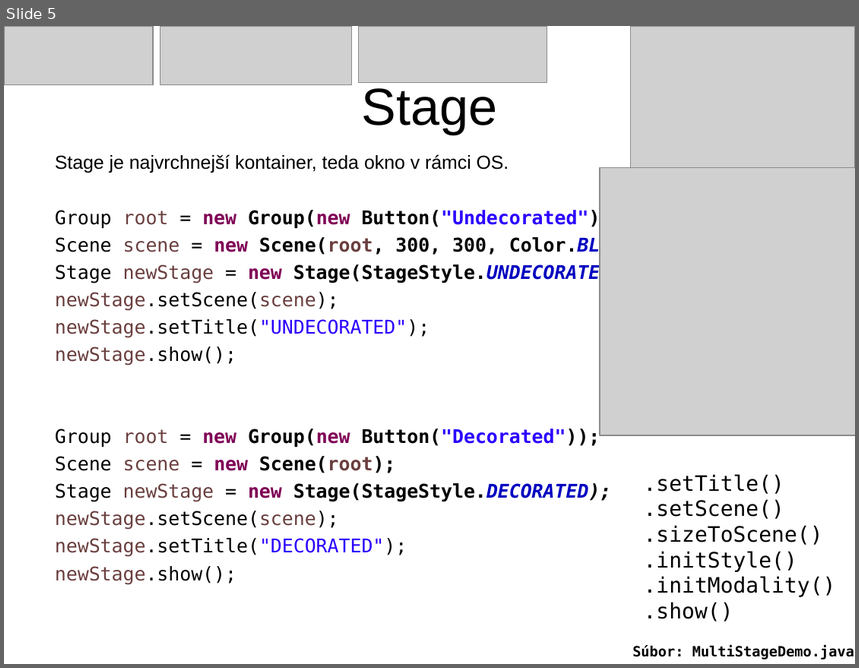
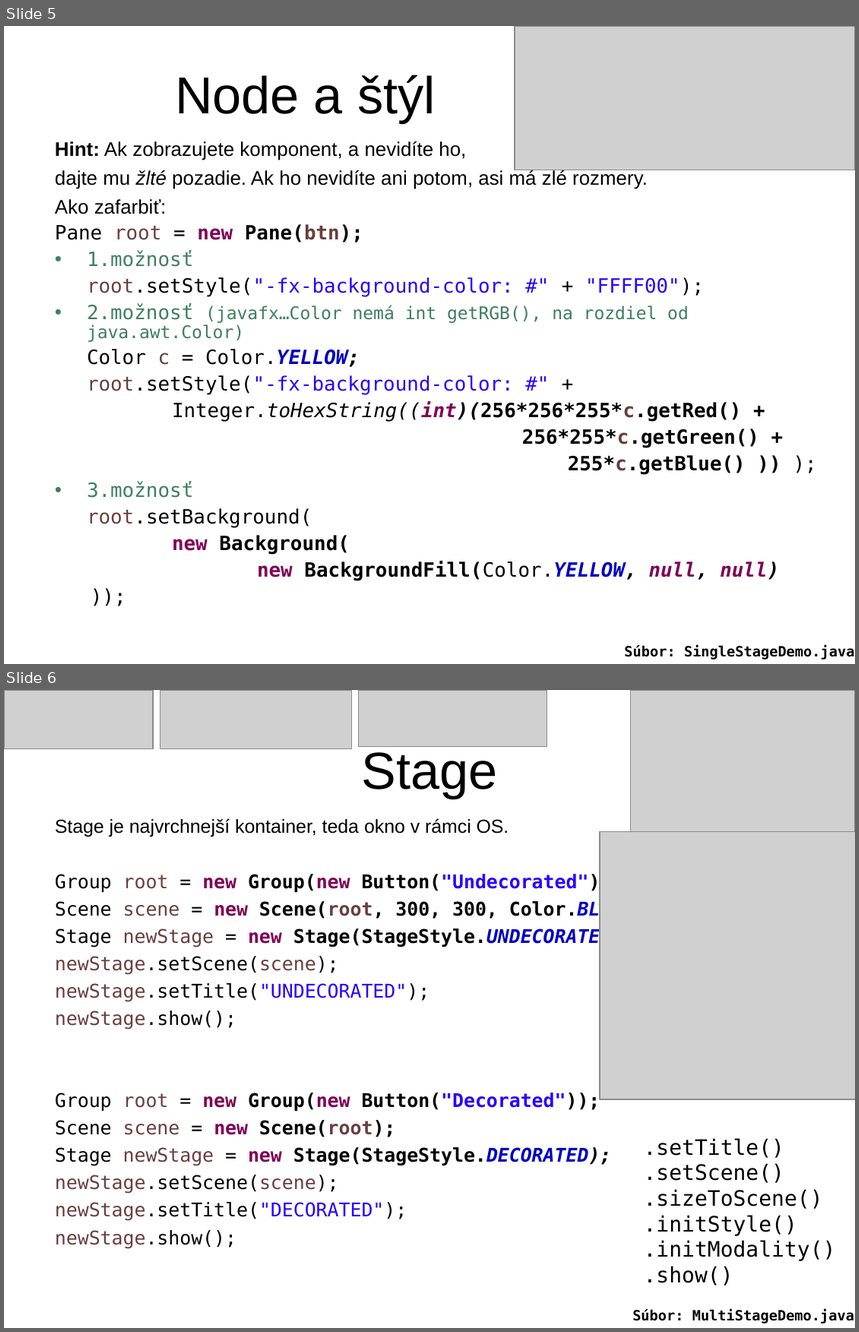
Before and after one commit to Programovanie4/Prednasky, a slide deck: 10/10_java.ppt. Shown one above the other, each under a label of ours: slide 5 before the commit, slides 5 and 6 after it. The pictures are 859x668 and 859x1332 pixels, drawn with LibreOffice and Linux fonts; fonts in the diff are those of the drawing; grey boxes stand for pictures. Boxes give left, top, right and bottom in pixels: in the first picture for what was removed or moved away, otherwise in the second. Text is boxed around its words. In the diff, an @@ line names an element or a change of style, - is before the commit and + after.

```diff
--- a/10/10_java.ppt
+++ b/10/10_java.ppt
@@ slide 5 added at bbox=[4, 26, 855, 664], background #FFFFFF @@
@@ picture added at bbox=[515, 26, 855, 170] @@
@@ title added at bbox=[175, 75, 436, 123], 44 pt, text #000000 @@
+Node a štýl
@@ text added at bbox=[55, 142, 779, 582], 16.6 pt, text #000000 @@
+Hint: Ak zobrazujete komponent, a nevidíte ho,
+dajte mu žlté pozadie. Ak ho nevidíte ani potom, asi má zlé rozmery.
+Ako zafarbiť:
+Pane root = new Pane(btn);
+• 1.možnosť
+root.setStyle("-fx-background-color: #" + "FFFF00");
+• 2.možnosť (javafx…Color nemá int getRGB(), na rozdiel od java.awt.Color)
+Color c = Color.YELLOW;
+root.setStyle("-fx-background-color: #" +
+Integer.toHexString((int)(256*256*255*c.getRed() +
+256*255*c.getGreen() +
+255*c.getBlue() )) );
+• 3.možnosť
+root.setBackground(
+new Background(
+new BackgroundFill(Color.YELLOW, null, null)
+));
@@ text added at bbox=[624, 645, 854, 660], 12 pt, text #000000, bold @@
+Súbor: SingleStageDemo.java
@@ what was slide 5 is now slide 6 @@
```
Also in this commit, not shown: 12 slides changed, 9 other slides added, 2 slides removed, 1 other file.
